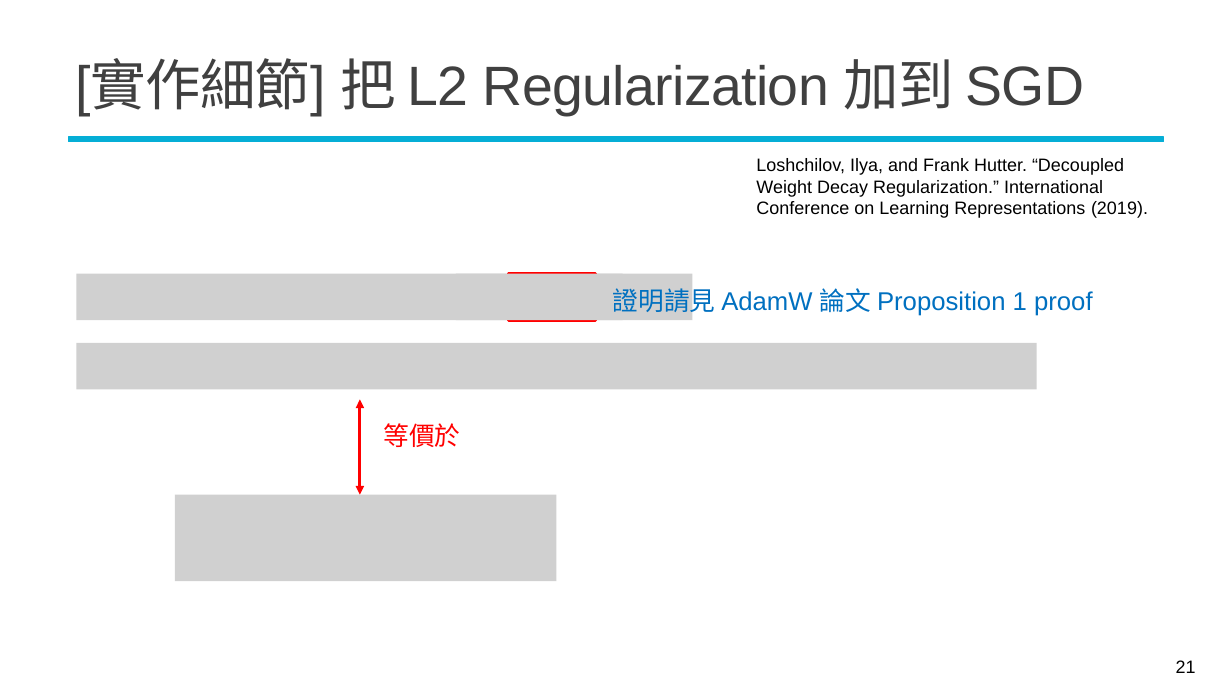
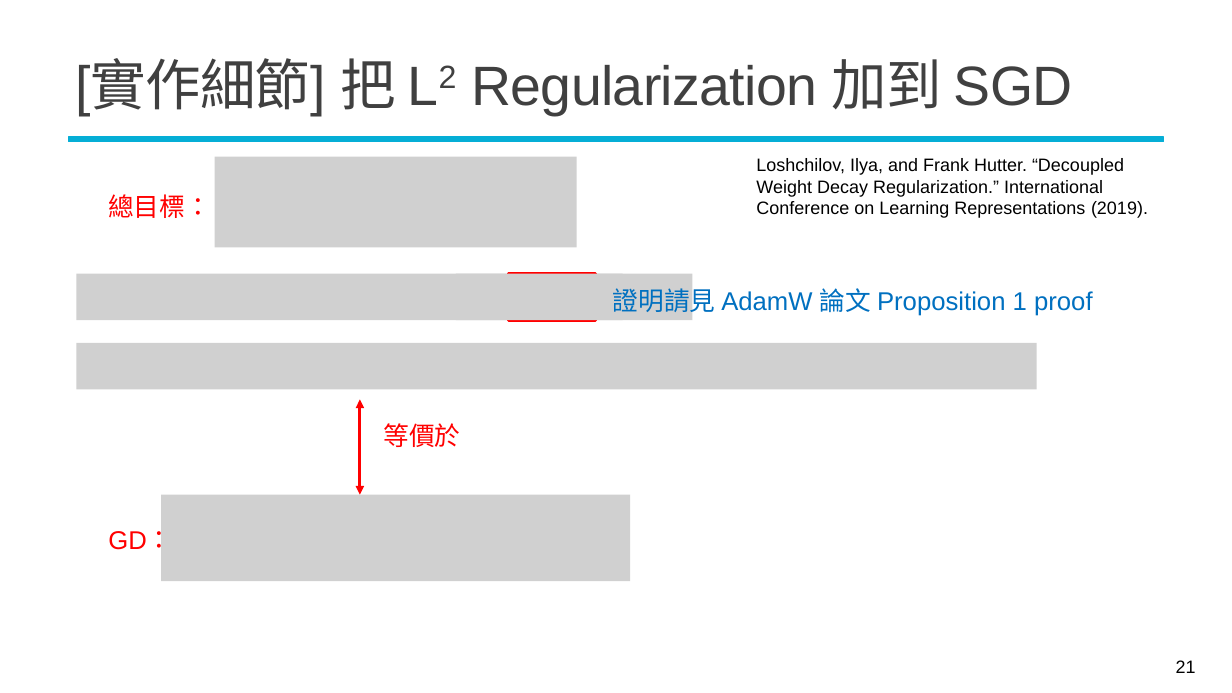
Before and after one commit to mcps5601/CGUDL_2025_fall, a slide deck: slide 21 of slides/training_tips_1015.pptx. Drawn at 1232x693 pixels with LibreOffice and Linux fonts; fonts in the diff are those of the drawing; grey boxes stand for pictures; background and template pictures are left out. Boxes give left, top, right and bottom in pixels: in the first picture for what was removed or moved away, otherwise in the second. Text is boxed around its words. In the diff, an @@ line names an element or a change of style, - is before the commit and + after.

```diff
--- a/slides/training_tips_1015.pptx
+++ b/slides/training_tips_1015.pptx
@@ title "[實作細節] 把 L2 Regularization 加到 ..." at <box>75,58,1073,115</box>: now superscript in "L2" @@
@@ picture added at <box>214,157,577,248</box> @@
@@ text added at <box>108,194,211,218</box>, 20 pt, text #FF0000 @@
+總目標：
@@ picture: place and size @@
-picture at <box>175,494,556,581</box>
+picture at <box>161,494,630,581</box>
@@ text added at <box>108,529,172,556</box>, 20 pt, text #FF0000 @@
+GD：
```
Also in this commit, not shown: 7 other slides changed, 1 slide added, 1 slide removed, 1 other file.
